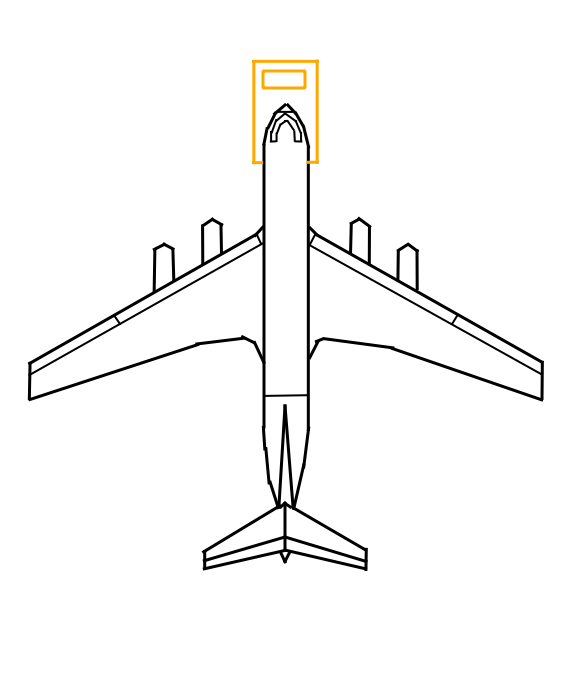
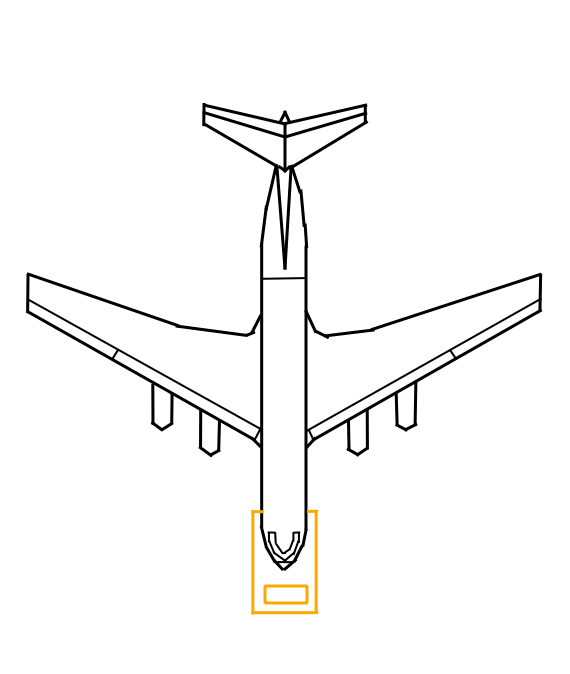
Comparing the layer stacks of the two 570px x 674px images. Changes:
painted on "Vector Layer 3" over (x1=152, y1=59, x2=420, y2=256)
painted on "Background" over (x1=26, y1=59, x2=544, y2=615)
